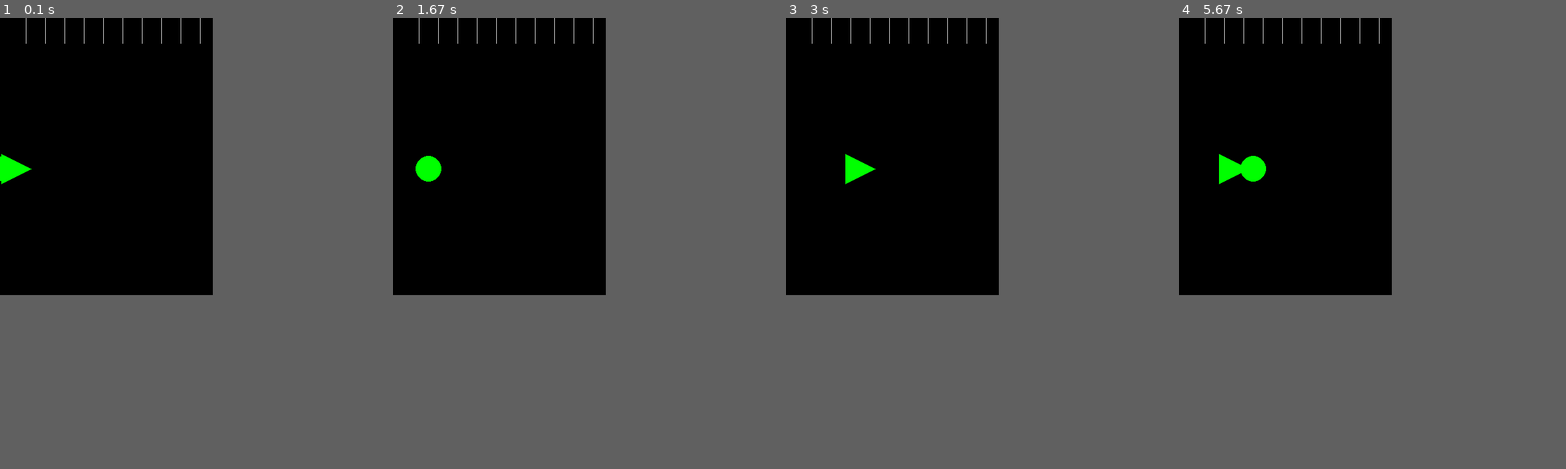
Above: before the commit, frames 1-4 (left to right).
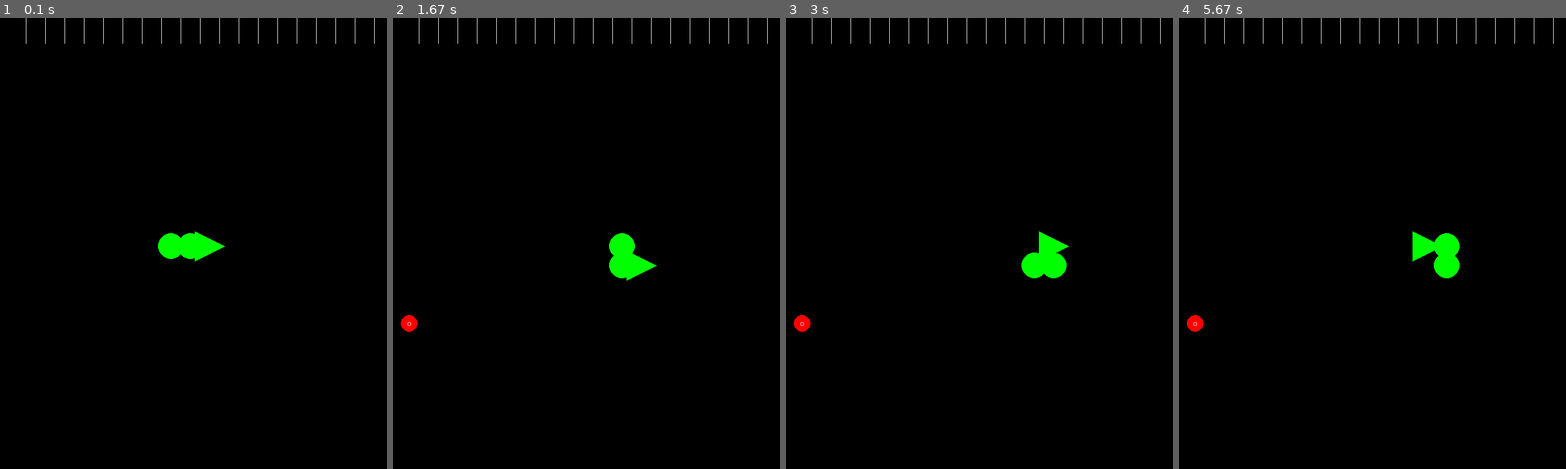
Above: after the commit, the same moments.

Repository: pradeep-kumar-r/snake-drl-agent
Game: pygame game, started from tests/test_ui.py
The game is run twice, just before and just after one commit, with the same random seed, the same clock (stepped at 60 frames per second) and the same inputs.
Inputs:
- Up to frame 1 (0.1 s): no input
- Up to frame 2 (1.67 s): hold Right 0.33-0.8 s; hold Up 0.83-1.27 s; hold Right from 1.3 s (still down)
- Up to frame 3 (3 s): release Right at 1.8 s; hold Left 1.83-2.37 s; hold Down 2.4-2.95 s; hold Left from 2.98 s (still down)
- Up to frame 4 (5.67 s): release Left at 3.53 s; hold Up 3.57-4.12 s; hold Right 4.15-4.78 s; hold Down 4.82-5.37 s; hold Left from 5.4 s (still down)
In our replay, the window is 330x430 before the commit and 600x700 after it. These sizes can differ from the game's own. Grey fills any space a smaller window leaves; there, only what the larger window draws over its background counts as a difference.

The runs differ from the first frame. In frame 1, 1.1% of the frame differs, in the area x 0-97%, y 0-54%; in frame 2, 1.2%; in frame 3, 1.2%; in frame 4, 1.5%, in the area x 2-97%, y 0-70%.

Commit message:
fix: update coordinate system to use top-left origin and fix snake initialization bugs

Diff:
--- a/config.yml
+++ b/config.yml
@@ -3,37 +3,37 @@
   EXTRA_WINDOW_HEIGHT: 100
   BG_COLOUR: BLACK
   TITLE:
-    TEXT: "Snake Game"
+    TEXT: Snake Game
     COLOUR: WHITE
     TOP_PADDING: 20
     FONT:
-      NAME: "Arial"
+      NAME: Arial
       SIZE: 16
   SCORE:
     COLOUR: WHITE
     BOTTOM_PADDING: 10
     FONT:
-      NAME: "Arial"
+      NAME: Arial
       SIZE: 12
   FOOD_LABEL:
     COLOUR: WHITE
     BOTTOM_PADDING: 10
     FONT:
-      NAME: "Arial"
+      NAME: Arial
       SIZE: 12
   FOOD:
     SIMPLE:
-      SYMBOL: "O"
+      SYMBOL: O
       FILL: RED
       FONT:
-        NAME: "Arial"
+        NAME: Arial
         SIZE: 8
         COLOUR: WHITE
     SUPER:
-      SYMBOL: "X"
+      SYMBOL: X
       FILL: PURPLE
       FONT:
-        NAME: "Arial"
+        NAME: Arial
         SIZE: 8
         COLOUR: WHITE
   BOARD:
@@ -52,28 +52,28 @@
     BODY:
       FILL: GREEN
   GAME_OVER_LABEL:
-    TEXT: "GAME OVER"
+    TEXT: GAME OVER
     FILL: WHITE
     FONT:
-      NAME: "Arial"
+      NAME: Arial
       SIZE: 24
       STYLE: bold
       COLOUR: RED
 
 GAME_CONFIG:
   SLEEP_PER_TIMESTEP: 0.2
-  BOARD_DIM: 11 # Must be an odd number
-  EPISODES_PER_RENDER: 2
+  BOARD_DIM: 20
+  EPISODES_PER_RENDER: 5
   FOOD:
     SUPERFOOD_PROBABILITY: 0.1
     SUPERFOOD_LIFETIME: 15
-  SNAKE:
+  SNAKE: # Recommended NOT to change
     SNAKE_INIT_LENGTH: 3 # Recommended to be between 3 and 5
     SNAKE_INIT_DIRECTION: RIGHT # Must be one of RIGHT, LEFT, UP or DOWN
-    SNAKE_INIT_POS: (0,0) # SAMPLE - AUTOCALCULATED & OVERWRITTEN LATER
+    SNAKE_INIT_POS: [10,10]
   SCORE:
-    EAT_FOOD: 10
-    XPLIER_EAT_SUPERFOOD: 10
+    EAT_FOOD: 10.0
+    XPLIER_EAT_SUPERFOOD: 10.0
 
 DATA_CONFIG:
   DATA_FOLDER_PATH: src/data
@@ -89,15 +89,15 @@
   NUM_ACTIONS: 5
   MODELS_FOLDER_PATH: src/models
   MODEL_NAME_PREFIX: snake_model_
-  IMAGE_INPUT_SIZE: (720, 1280) # SAMPLE - AUTOCALCULATED & OVERWRITTEN LATER
+  IMAGE_INPUT_SIZE: [720, 1280] # SAMPLE - AUTOCALCULATED & OVERWRITTEN LATER
 
 TRAINING_CONFIG:
   REWARDS:
-    EAT_FOOD: 10
-    XPLIER_EAT_SUPERFOOD: 10
-    COLLIDE: -100
+    EAT_FOOD: 10.0
+    XPLIER_EAT_SUPERFOOD: 10.0
+    COLLIDE: -100.0
     NOTHING: 0.1
-    MOVE: -1
+    MOVE: -1.0
   MAX_TRAINING_EPISODES: 10 # Change during actual PROD
   MAX_TIMESTEPS_PER_EPISODE: 100 # Change during actual PROD
   EPISODES_PER_CHECKPOINT: 100
--- a/pyproject.toml
+++ b/pyproject.toml
@@ -82,7 +82,7 @@
 python_files = ["test_*.py"]
 python_classes = ["Test*"]
 python_functions = ["test_*"]
-addopts = "-v --cov=src --cov-report=term-missing --cov-report=xml:coverage.xml --junitxml=junit/test-results.xml"
+addopts = "-v --cov=src --cov-report=term-missing --cov-report=xml:tests/coverage.xml --junitxml=tests/junit/test-results.xml"
 filterwarnings = [
     "ignore::DeprecationWarning",
     "ignore::UserWarning"
@@ -104,5 +104,5 @@
 directory = "htmlcov"
 
 [tool.coverage.xml]
-output = "coverage.xml"
+output = "tests/coverage.xml"
 max-line-length = 88
--- a/pytest.ini
+++ /dev/null
@@ -1,9 +0,0 @@
-[pytest]
-testpaths = tests
-python_files = test_*.py
-python_classes = Test*
-python_functions = test_*
-addopts = -v --cov=src --cov-report=term-missing --cov-report=xml:coverage.xml --junitxml=junit/test-results.xml
-filterwarnings =
-    ignore::DeprecationWarning
-    ignore::UserWarning
--- a/src/config.py
+++ b/src/config.py
@@ -24,12 +24,6 @@
         cls.model_config = cls.config["MODEL_CONFIG"]
         cls.ui_config = cls.config["UI_CONFIG"]
 
-        # REMINDER - Needs to be updated at the end based on all configs added
-        b = cls.game_config["BOARD_DIM"] // 2
-        a = max(0, cls.game_config["SNAKE"]["SNAKE_INIT_LENGTH"] - b - 1)
-        d = getattr(Direction, cls.game_config["SNAKE"]["SNAKE_INIT_DIRECTION"]).value
-        cls.game_config["SNAKE"]["SNAKE_INIT_POS"] = np.dot(d, (a, b)), np.dot(d, (b, a))
-
         cls.data_config["DATA_FOLDER_PATH"] = Path(cls.data_config["DATA_FOLDER_PATH"])
         cls.data_config["GAME_DATA_FOLDER"] = cls.data_config["DATA_FOLDER_PATH"].joinpath(cls.data_config["GAME_DATA_FOLDER_NAME"])
         cls.data_config["MODEL_DATA_FOLDER"] = cls.data_config["DATA_FOLDER_PATH"].joinpath(cls.data_config["MODEL_DATA_FOLDER_NAME"])
@@ -39,10 +33,13 @@
         cls.logs_config["LOGS_FOLDER_PATH"] = Path(cls.logs_config["LOGS_FOLDER_PATH"])
 
         cls.model_config["MODELS_FOLDER_PATH"] = Path(cls.model_config["MODELS_FOLDER_PATH"])
-        cls.model_config["IMAGE_INPUT_SIZE"] = (cls.game_config["BOARD_DIM"] * cls.ui_config["CELL_SIZE_IN_PIXELS"],
-                                                cls.game_config["BOARD_DIM"] * cls.ui_config["CELL_SIZE_IN_PIXELS"] + cls.ui_config["EXTRA_WINDOW_HEIGHT"])
+        cls.model_config["IMAGE_INPUT_SIZE"] = (cls.game_config["BOARD_DIM"] * cls.ui_config["CELL_SIZE_IN_PIXELS"] + cls.ui_config["EXTRA_WINDOW_HEIGHT"],
+                                                cls.game_config["BOARD_DIM"] * cls.ui_config["CELL_SIZE_IN_PIXELS"])
 
         cls.ui_config["BOARD_DIM"] = cls.game_config["BOARD_DIM"]
+
+        cls.game_config["SNAKE"]["SNAKE_INIT_POS"] = tuple(cls.game_config["SNAKE"]["SNAKE_INIT_POS"])
+        # cls.model_config["IMAGE_INPUT_SIZE"] = tuple(cls.model_config["IMAGE_INPUT_SIZE"])
 
     @classmethod
     def get_data_config(cls):
@@ -73,4 +70,6 @@
 
 # Testing configs
 if __name__ == "__main__":
-    print(config.get_training_config())
+    game_config = config.get_game_config()
+    print(game_config)
+    print(game_config["SNAKE"]["SNAKE_INIT_POS"])
--- a/src/game/direction.py
+++ b/src/game/direction.py
@@ -2,11 +2,15 @@
 
 
 class Direction(Enum):
-    UP = (0, 1)
-    DOWN = (0, -1)
-    LEFT = (-1, 0)
-    RIGHT = (1, 0)
+    UP = (0, -1)  # Move up (decrease y)
+    DOWN = (0, 1)  # Move down (increase y)
+    LEFT = (-1, 0)  # Move left (decrease x)
+    RIGHT = (1, 0)  # Move right (increase x)
 
     @staticmethod
     def is_opposite(dir1, dir2):
         return (dir1.value[0] == -dir2.value[0] and dir1.value[1] == -dir2.value[1])
+
+    @staticmethod
+    def get_opposite(dir1):
+        return Direction((dir1.value[0] * -1, dir1.value[1] * -1))
--- a/src/game/env.py
+++ b/src/game/env.py
@@ -115,22 +115,21 @@
         return observation, reward, terminated, truncated, info
 
     def render(self) -> None:
-        if self.episodes_count > 0 and self.episodes_count % self.game_config["EPISODES_PER_RENDER"] != 0:
-            return
         if self.ui is None:
-            self.ui = UI(
-                ui_config=self.ui_config,
-                snake=self.game.snake,
-                episode=self.episodes_count,
-                food=self.game.current_food,
-                score=self.game.score,
-                high_score=self.game.high_score
-            )
+                self.ui = UI(
+                    ui_config=self.ui_config,
+                    snake=self.game.snake,
+                    episode=self.episodes_count,
+                    food=self.game.current_food,
+                    score=self.game.score,
+                    high_score=self.game.high_score
+                )
         else:
             self._update_ui_components()
 
-        sleep(self.game_config["SLEEP_PER_TIMESTEP"])
-        self.ui.full_render()
+        if self.episodes_count % self.game_config["EPISODES_PER_RENDER"] == 0:
+            sleep(self.game_config["SLEEP_PER_TIMESTEP"])
+            self.ui.full_render()
 
     def cleanup_ui(self) -> None:
         if self.ui:
--- a/src/game/food.py
+++ b/src/game/food.py
@@ -29,7 +29,7 @@
 
     def place_food(self, snake_body: List[Tuple[int, int]]) -> None:
         while True:
-            pos = (random.randint(-1*self.board_dim//2, self.board_dim//2), random.randint(-1*self.board_dim//2, self.board_dim//2))
+            pos = (random.randint(0, self.board_dim-1), random.randint(0, self.board_dim-1))
             if pos not in snake_body:
                 self.position = pos
                 self.active = True
@@ -56,13 +56,12 @@
 
     def place_food(self, snake_body: List[Tuple[int, int]]) -> None:
         while True:
-            pos = (random.randint(-1*self.board_dim//2, self.board_dim//2), random.randint(-1*self.board_dim//2, self.board_dim//2))
+            pos = (random.randint(0, self.board_dim-1), random.randint(0, self.board_dim-1))
             if pos not in snake_body:
                 self.position = pos
                 self.active = True
                 self.remaining_steps = self.lifetime
                 break
-        self.active = False
 
     def is_eaten(self, snake_head: Tuple[int, int]) -> bool:
         return self.active and snake_head == self.position
--- a/src/game/game.py
+++ b/src/game/game.py
@@ -28,7 +28,7 @@
         self.snake = Snake(board_dim=self.game_config["BOARD_DIM"],
                            init_pos=self.game_config["SNAKE"]["SNAKE_INIT_POS"],
                            init_length=self.game_config["SNAKE"]["SNAKE_INIT_LENGTH"],
-                           init_direction=getattr(Direction, self.game_config["SNAKE"]["SNAKE_INIT_DIRECTION"]))
+                           init_direction=Direction[self.game_config["SNAKE"]["SNAKE_INIT_DIRECTION"]])
         self._generate_or_update_food()
         self.is_food_active: bool = False
         self.current_food: Optional[Food] = None
@@ -107,7 +107,7 @@
         if self._is_food_eaten():
             self.food_count += 1
             self._update_score()
-            self.snake.should_grow = True
+            self.snake.growth_pending = True
 
         # Step 4: Check for end states (collision or if the snake has eaten all foods)
         if self.snake.check_collision() or len(self.snake) >= self.game_config["BOARD_DIM"] ** 2:
--- a/src/game/snake.py
+++ b/src/game/snake.py
@@ -13,35 +13,37 @@
         self.init_pos = init_pos
         self.init_length = init_length
         self.direction = self.init_direction = init_direction
-        self.should_grow: bool = False
+        self.growth_pending: bool = False
         self.alive: bool = True
-        x, y = self.init_pos
-        self.body: List[Tuple[int, int]] = [(x - i, y) for i in range(self.init_length)]
+        self._set_body()
+
+    def _set_body(self) -> None:
+        opposite_dir = Direction.get_opposite(self.init_direction)
+        dx, dy = opposite_dir.value
+        self.body: List[Tuple[int, int]] = [(self.init_pos[0] + dx * i,
+                                             self.init_pos[1] + dy * i) for i in range(self.init_length)]
 
     def set_direction(self, new_direction: Direction) -> None:
-        # Check for 180 degree turns and modify direction
         if not Direction.is_opposite(self.direction, new_direction):
             self.direction = new_direction
 
     def move(self) -> None:
-        boundary = self.board_dim//2
-        left_bound_x = bottom_bound_y = -1*boundary
-        right_bound_x = top_bound_y = boundary
         if not self.alive:
             return
         head = self.body[0]
         new_head = add_tuples(head, self.direction.value)
-        if new_head[0] < left_bound_x:
-            new_head = (right_bound_x, new_head[1])
-        elif new_head[0] > right_bound_x:
-            new_head = (left_bound_x, new_head[1])
-        elif new_head[1] < bottom_bound_y:
-            new_head = (new_head[0], top_bound_y)
-        elif new_head[1] > top_bound_y:
-            new_head = (new_head[0], bottom_bound_y)
+        # Handle wrapping around the edges with pygame coordinates (0,0 at top-left)
+        if new_head[0] < 0:
+            new_head = (self.board_dim - 1, new_head[1])
+        elif new_head[0] >= self.board_dim:
+            new_head = (0, new_head[1])
+        elif new_head[1] < 0:
+            new_head = (new_head[0], self.board_dim - 1)
+        elif new_head[1] >= self.board_dim:
+            new_head = (new_head[0], 0)
         self.body.insert(0, new_head)
-        if self.should_grow:
-            self.should_grow = False
+        if self.growth_pending:
+            self.growth_pending = False
         else:
             self.body.pop()
 
--- a/tests/test_food.py
+++ b/tests/test_food.py
@@ -74,9 +74,7 @@
         """Test placing super food on the board."""
         snake_body = [(0, 0), (1, 0), (1, 1)]
         self.super_food.place_food(snake_body)
-        # Note: In the current implementation, SuperFood.place_food sets active to False at the end
-        # This appears to be a bug in the implementation
-        self.assertFalse(self.super_food.active)
+        self.assertTrue(self.super_food.active)
         self.assertEqual(self.super_food.position, (5, 5))
         self.assertEqual(self.super_food.remaining_steps, 10)
 
--- a/tests/test_game.py
+++ b/tests/test_game.py
@@ -81,16 +81,14 @@
         self.game.reset()
 
         # Take a step and check return values
-        reward, terminated, eaten_food, eaten_superfood, steps_elapsed, score, high_score, state = self.game.step(1)
+        steps_elapsed, terminated, score, snake_body, direction, is_food_active, food_pos, remaining_steps = self.game.step(1)
 
-        self.assertIsInstance(reward, int)
+        self.assertIsInstance(steps_elapsed, int)
         self.assertIsInstance(terminated, bool)
-        self.assertIsInstance(eaten_food, bool)
-        self.assertIsInstance(eaten_superfood, bool)
-        self.assertIsInstance(steps_elapsed, int)
         self.assertIsInstance(score, int)
-        self.assertIsInstance(high_score, int)
-        self.assertIsInstance(state, dict)
+        self.assertIsInstance(snake_body, list)
+        self.assertIsInstance(direction, Direction)
+        self.assertIsInstance(is_food_active, bool)
 
     def test_food_eating(self):
         """Test food eating and score update."""
--- a/tests/test_snake.py
+++ b/tests/test_snake.py
@@ -13,7 +13,7 @@
     def setUp(self):
         """Set up test fixtures."""
         self.board_dim = 20
-        self.init_pos = (0, 0)
+        self.init_pos = (10, 10)
         self.init_length = 3
         self.init_direction = Direction.RIGHT
         self.snake = Snake(
@@ -30,6 +30,13 @@
         self.assertEqual(self.snake.get_direction(), self.init_direction)
         self.assertTrue(self.snake.alive)
 
+    def test_body(self):
+        """Test snake body."""
+        self.assertEqual(len(self.snake.get_body()), self.init_length)
+        self.assertEqual(self.snake.get_body()[0], self.init_pos)
+        self.assertEqual(self.snake.get_body()[1], (self.init_pos[0] - 1, self.init_pos[1]))
+        self.assertEqual(self.snake.get_body()[2], (self.init_pos[0] - 2, self.init_pos[1]))
+
     def test_movement(self):
         """Test snake movement."""
         initial_head = self.snake.get_head()
@@ -43,31 +50,32 @@
         # Change direction to down
         self.snake.set_direction(Direction.DOWN)
         self.snake.move()
-        self.assertEqual(self.snake.get_head(), (0, 1))
+        self.assertEqual(self.snake.get_head(), (10, 11))
 
         # Try to move back up (should be ignored as it's opposite direction)
         self.snake.set_direction(Direction.UP)
         self.snake.move()
         # Should still move down
-        self.assertEqual(self.snake.get_head(), (0, 2))
+        self.assertEqual(self.snake.get_head(), (10, 12))
 
     def test_growth(self):
         """Test snake growth when eating food."""
         initial_length = len(self.snake)
-        self.snake.should_grow = True
+        self.snake.growth_pending = True
         self.snake.move()
         self.assertEqual(len(self.snake), initial_length + 1)
-        self.assertFalse(self.snake.should_grow)
+        self.assertFalse(self.snake.growth_pending)
 
     def test_wrap_around(self):
         """Test snake wrapping around the board edges."""
-        boundary = self.board_dim // 2
+        boundary = self.board_dim-1
+        self.snake.set_direction(Direction.RIGHT)
         # Move to right edge
-        for _ in range(boundary):
+        for _ in range(boundary-self.snake.get_head()[0]):
             self.snake.move()
         # Should wrap around to left edge
         self.snake.move()
-        self.assertEqual(self.snake.get_head()[0], -boundary)
+        self.assertEqual(self.snake.get_head()[0], 0)
 
     def test_collision_detection(self):
         """Test collision detection with self."""
--- a/tests/test_ui.py
+++ b/tests/test_ui.py
@@ -31,7 +31,7 @@
             board_dim=self.game_config["BOARD_DIM"],
             init_pos=self.game_config["SNAKE"]["SNAKE_INIT_POS"],
             init_length=self.game_config["SNAKE"]["SNAKE_INIT_LENGTH"],
-            init_direction=self.game_config["SNAKE"]["SNAKE_INIT_DIRECTION"]
+            init_direction=Direction[self.game_config["SNAKE"]["SNAKE_INIT_DIRECTION"]]
         )
 
         # Create food for testing
@@ -69,9 +69,9 @@
         """Test updating UI components."""
         new_snake = Snake(
             board_dim=self.game_config["BOARD_DIM"],
-            init_pos=(1, 1),  # Different position
+            init_pos=(15, 10),  # Different position
             init_length=self.game_config["SNAKE"]["SNAKE_INIT_LENGTH"],
-            init_direction=self.game_config["SNAKE"]["SNAKE_INIT_DIRECTION"]
+            init_direction=Direction[self.game_config["SNAKE"]["SNAKE_INIT_DIRECTION"]]
         )
 
         new_food = SimpleFood(board_dim=self.game_config["BOARD_DIM"])
